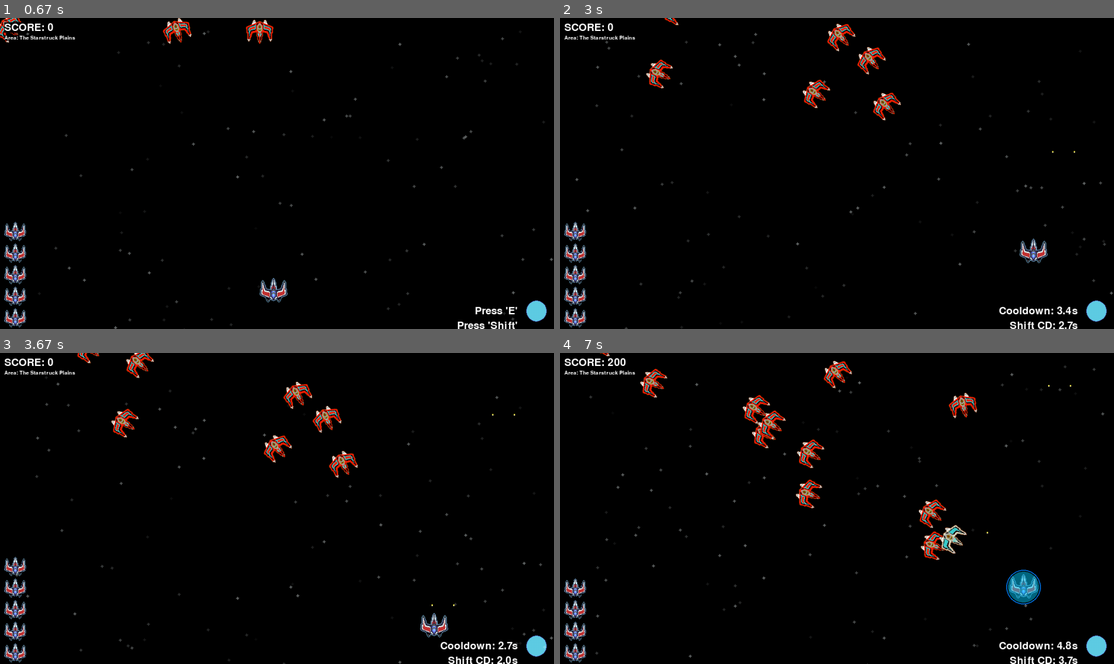
Above: before the commit, frames 1-4 (two rows, left to right).
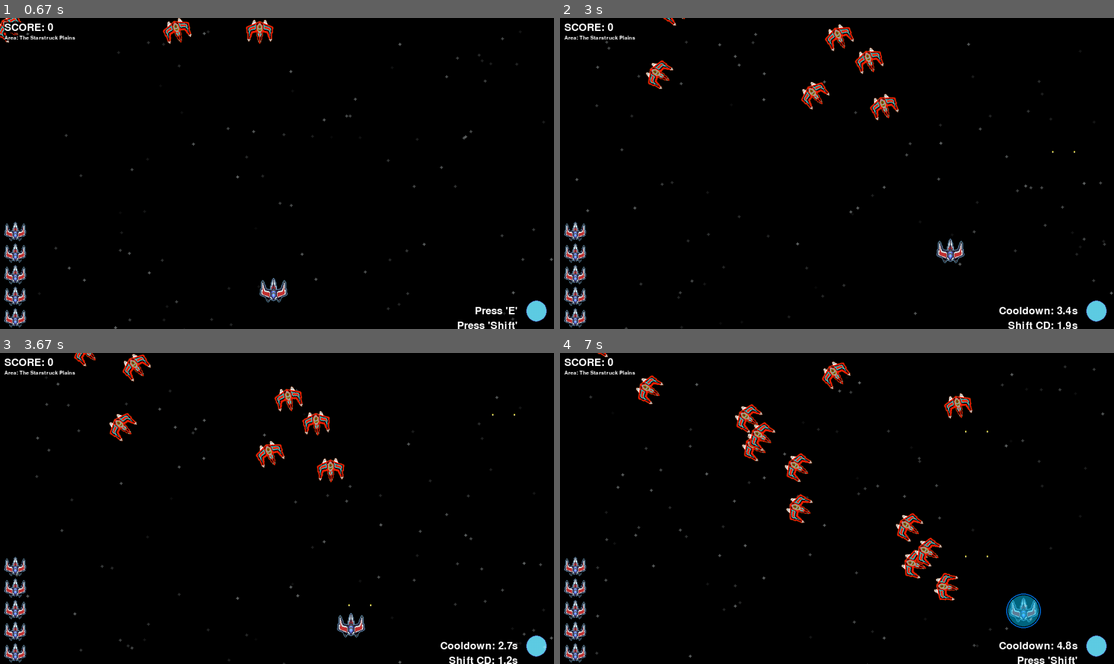
Above: after the commit, the same moments.

Repository: woelffer/gamedemo
Game: pygame game, started from pygamedemo.py
The game is run twice, just before and just after one commit, with the same random seed, the same clock (stepped at 60 frames per second) and the same inputs.
Inputs:
- Up to frame 1 (0.67 s): tap Enter at 0.33 s
- Up to frame 2 (3 s): hold Shift 0.67-1.13 s; hold D 0.67-1.13 s; hold D 1.17-1.63 s; tap Shift at 1.23, 1.53, 1.73, 2.07, 2.37, 2.57, 2.87 s; tap E at 1.32, 2.65 s; hold W 1.67-1.97 s; hold D 2-2.47 s; tap Space at 2.15 s; hold A from 2.5 s (still down)
- Up to frame 3 (3.67 s): release A at 3.03 s; hold S 3.07-3.37 s; tap Shift at 3.13, 3.47 s; hold A from 3.4 s (still down); tap Space at 3.55 s
- Up to frame 4 (7 s): tap Shift at 3.77, 3.9, 4.3, 4.6, 4.97, 5.37, 5.67, 5.87, 6.17, 6.37, 6.7 s; release A at 3.8 s; hold W 3.83-4.2 s; tap E at 3.98, 5.45, 6.78 s; hold D 4.23-4.87 s; hold S 4.9-5.27 s; tap Space at 5.05, 6.45 s; hold A 5.3-5.77 s; hold D 5.8-6.27 s; hold W 6.3-6.6 s; hold D from 6.63 s (still down)

Frame 1 is identical in both runs. In frame 2, 2.1% of the frame differs, in the area x 15-93%, y 0-100%; in frame 3, 2.8%; in frame 4, 5.5%, in the area x 0-94%, y 0-100%.

Commit message:
Added animation for phase ability and lines to indicate player movement. Adjusted Hud to show proper shift cooldown when cooldown time is adjusted.

Diff:
--- a/HUD.py
+++ b/HUD.py
@@ -58,7 +58,7 @@
         screen.blit(text_surface, text_rect)
 
          # Draw text next to the shift ability icon
-        shift_cooldown_remaining = max(0, player.ability_cooldown - (current_time - player.last_shift_ability_time))
+        shift_cooldown_remaining = max(0, player.shift_ability_cooldown - (current_time - player.last_shift_ability_time))
         if shift_cooldown_remaining > 0:
             shift_text_surface = self.ability_font.render(f"Shift CD: {shift_cooldown_remaining:.1f}s", True, (255, 255, 255))
         else:
--- a/Player.py
+++ b/Player.py
@@ -2,6 +2,7 @@
 ###Player class below
 import pygame
 from pygame import mixer
+import math
 
 class Player:
     def __init__(self):
@@ -9,6 +10,7 @@
         self.original_img = self.player_img.copy()
         self.pos_x, self.pos_y = 600, 600
         self.vel_x, self.vel_y = 600, 600
+        self.original_pos = (self.pos_x, self.pos_y) #store original position
         self.lives = 5
         self.circle_radius = 0
         self.circle_max_radius = 64*2   #twice the size of player sprite
@@ -16,7 +18,7 @@
         self.circle_active = False
         self.ability_cooldown = 5 # Cooldown in seconds
         self.last_ability_use_time = -self.ability_cooldown #initialization allows ability to be used on startup
-        self.shift_ability_cooldown = 5
+        self.shift_ability_cooldown = 2
         self.last_shift_ability_time = -self.shift_ability_cooldown
         self.last_move_direction = pygame.math.Vector2(0,0)
         self.game_over = False #Flag to indicate game state
@@ -28,6 +30,31 @@
         self.phase_sound.set_volume(2.0)
         self.dmg_sound = mixer.Sound("audio/Spaceship_DMG.wav")
         self.dmg_sound.set_volume(0.7)
+        self.animation_duration = 0
+        self.animation_speed = 0.1
+        self.line_start_pos = None
+        self.line_end_pos = None
+        self.line_color = (0, 204, 255) #color matches circle
+
+        #Load animation frames
+        self.animations = {
+            "default": [pygame.image.load('assets/Spaceship.png').convert_alpha()],
+            "shift": [
+                pygame.image.load('assets/Spaceship_Anim/Spaceship_Anim9.png').convert_alpha(),
+                pygame.image.load('assets/Spaceship_Anim/Spaceship_Anim8.png').convert_alpha(),
+                pygame.image.load('assets/Spaceship_Anim/Spaceship_Anim7.png').convert_alpha(),
+                pygame.image.load('assets/Spaceship_Anim/Spaceship_Anim6.png').convert_alpha(),
+                pygame.image.load('assets/Spaceship_Anim/Spaceship_Anim5.png').convert_alpha(),
+                pygame.image.load('assets/Spaceship_Anim/Spaceship_Anim4.png').convert_alpha(),
+                pygame.image.load('assets/Spaceship_Anim/Spaceship_Anim3.png').convert_alpha(),
+                pygame.image.load('assets/Spaceship_Anim/Spaceship_Anim2.png').convert_alpha(),
+                pygame.image.load('assets/Spaceship_Anim/Spaceship_Anim1.png').convert_alpha()
+            ]
+        }
+
+        self.current_animation = "default"
+        self.animation_index = 0
+        self.animation_timer = 0
 
     def reset(self):
         self.player_img = pygame.image.load("assets/Spaceship.png").convert_alpha()
@@ -88,13 +115,35 @@
         if keys[pygame.K_LSHIFT] and current_time - self.last_shift_ability_time >= self.shift_ability_cooldown:
             self.activate_shift_ability(dt)
             self.last_shift_ability_time = current_time
+            self.start_animation("shift", duration=0.08)  # Set animation duration here
+            self.line_end_pos = (self.pos_x + self.player_img.get_width() // 2,
+                            self.pos_y + self.player_img.get_height() // 2)
+        else:
+            self.line_start_pos = None  # Hide the line when Shift is not pressed
+            self.line_end_pos = None
+            self.line_color = (0, 204, 255)  # Match the circle color
+
+    def start_animation(self, animation_name, duration):
+        if self.current_animation != animation_name:
+            self.current_animation = animation_name
+            self.animation_index = 0
+            self.animation_timer = 0
+            self.player_img = self.animations[self.current_animation][self.animation_index]
+            self.animation_duration = duration
+
+
 
     def activate_shift_ability(self, dt):
         move_amount = 192
         channel = pygame.mixer.Channel(4)
         channel.play(self.phase_sound)
+        self.line_start_pos = (self.pos_x + self.player_img.get_width() // 2,
+                           self.pos_y + self.player_img.get_height() // 2)
         self.pos_x += self.last_move_direction.x * move_amount
         self.pos_y += self.last_move_direction.y * move_amount
+        self.line_end_pos = (self.pos_x + self.player_img.get_width() // 2,
+                         self.pos_y + self.player_img.get_height() // 2)
+
 
     def rect(self):
         return self.player_img.get_rect(topleft=(self.pos_x, self.pos_y))
@@ -113,6 +162,10 @@
         return self.game_over
 
     def update(self, dt):
+        print(f"Current Animation: {self.current_animation}")
+        print(f"Animation Timer: {self.animation_timer}")
+        print(f"Animation Duration: {self.animation_duration}")
+
         if self.is_flashing:
             self.flash_timer -= dt
             if self.flash_timer <= 0:
@@ -126,6 +179,25 @@
                 self.player_img.blit(flash_surface, (0, 0), special_flags=pygame.BLEND_RGBA_MULT)
 
 
+        # Handle animation
+        if self.current_animation:
+            self.animation_timer += dt
+            if self.animation_timer >= self.animation_speed:
+                self.animation_index = (self.animation_index + 1) % len(self.animations[self.current_animation])
+                self.player_img = self.animations[self.current_animation][self.animation_index]
+                self.animation_timer = 0
+
+            # Update animation duration
+            self.animation_duration -= dt
+            if self.animation_duration <= 0:
+                self.current_animation = "default"
+                self.player_img = self.animations["default"][0]
+                self.animation_duration = 0
+                self.animation_timer = 0  # Reset animation timer
+        else:
+            self.player_img = self.animations["default"][0]
+
+
     def update_circle(self, dt):
         if self.circle_active:
             self.circle_radius += self.circle_growth_rate * dt
@@ -150,3 +222,47 @@
             screen.blit(circle_surface, (center[0] - outer_radius, center[1] - outer_radius))
 
             pygame.draw.circle(screen, (0, 128, 255), center, outer_radius, 2)  # Blue outer circle
+
+    def update_position(self, dt):
+        #Update the original position if the player has moved during shift
+        if self.current_animation == "shift":
+            self.original_pos = (self.pos_x, self.pos_y)
+
+        self.update(dt)
+
+    def draw(self, screen):
+        screen.blit(self.player_img, (self.pos_x, self.pos_y))
+         # Draw the line if it's active
+        if self.line_start_pos and self.line_end_pos:
+            pygame.draw.line(screen, self.line_color, self.line_start_pos, self.line_end_pos, 2)
+            self.draw_parallel_lines(screen, self.line_start_pos, self.line_end_pos, 5)  # 5 pixels offset for parallel lines
+
+    def draw_parallel_lines(self, screen, start_pos, end_pos, offset):
+        # Calculate the direction of the primary line
+        dx = end_pos[0] - start_pos[0]
+        dy = end_pos[1] - start_pos[1]
+        length = math.sqrt(dx ** 2 + dy ** 2)
+        if length == 0:
+            return
+
+        # Normalize the direction vector
+        dx /= length
+        dy /= length
+
+        # Calculate the perpendicular direction
+        perp_dx = -dy
+        perp_dy = dx
+
+        # Calculate offsets for the parallel lines
+        offset_dx1 = start_pos[0] + perp_dx * offset
+        offset_dy1 = start_pos[1] + perp_dy * offset
+        offset_dx2 = end_pos[0] + perp_dx * offset
+        offset_dy2 = end_pos[1] + perp_dy * offset
+        offset_dx3 = start_pos[0] - perp_dx * offset
+        offset_dy3 = start_pos[1] - perp_dy * offset
+        offset_dx4 = end_pos[0] - perp_dx * offset
+        offset_dy4 = end_pos[1] - perp_dy * offset
+
+        # Draw the parallel lines
+        pygame.draw.line(screen, self.line_color, (offset_dx1, offset_dy1), (offset_dx2, offset_dy2), 2)
+        pygame.draw.line(screen, self.line_color, (offset_dx3, offset_dy3), (offset_dx4, offset_dy4), 2)
--- a/pygamedemo.py
+++ b/pygamedemo.py
@@ -211,11 +211,20 @@
     #####
 
     #Player update/draw calls
-    screen.blit(player_model.player_img, (player_model.pos_x, player_model.pos_y))
+
+    #update the player's state and animations
+
+    #screen.blit(player_model.player_img, (player_model.pos_x, player_model.pos_y))
+
+    player_model.update_position(dt)
+
+    #Draw player and the line
+    player_model.draw(screen)
+
     player_model.update_circle(dt)
     player_model.draw_circle(screen)
 
-    #HUD update/ draw calls
+    #HUD update/ draw callsd
     HUD_model.draw_abilities(screen, player_model)
     HUD_model.draw_lives(screen, player_model.lives)
 
@@ -260,7 +269,7 @@
     pygame.display.flip()
 
     clock.tick(60)
-    print(clock.get_fps())
+    #print(clock.get_fps())
     #Game over screen
 
     while game_over:
Binary file removed: assets/Spaceship_Anim/Spaceship_Anim10.png
